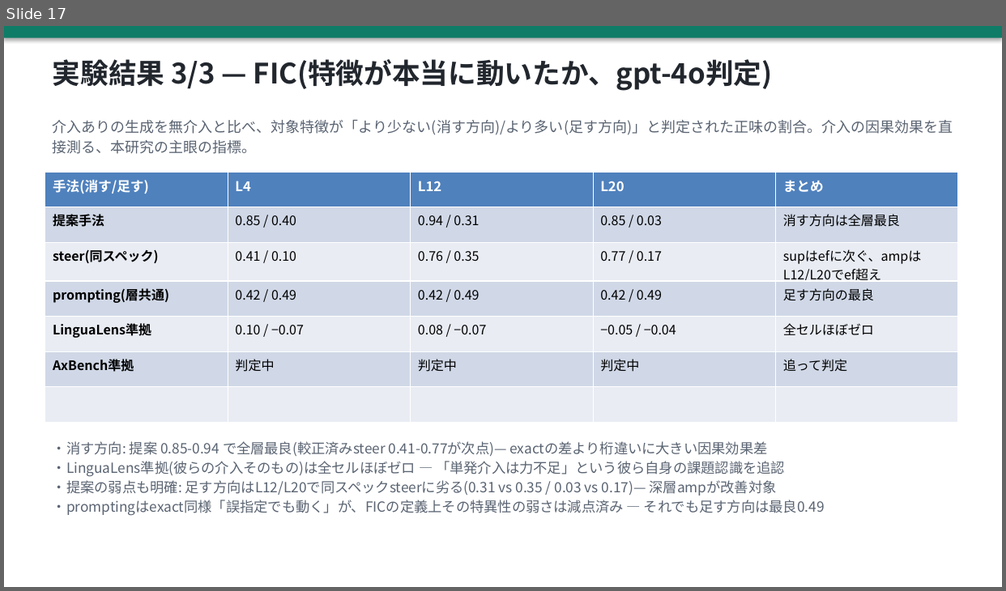
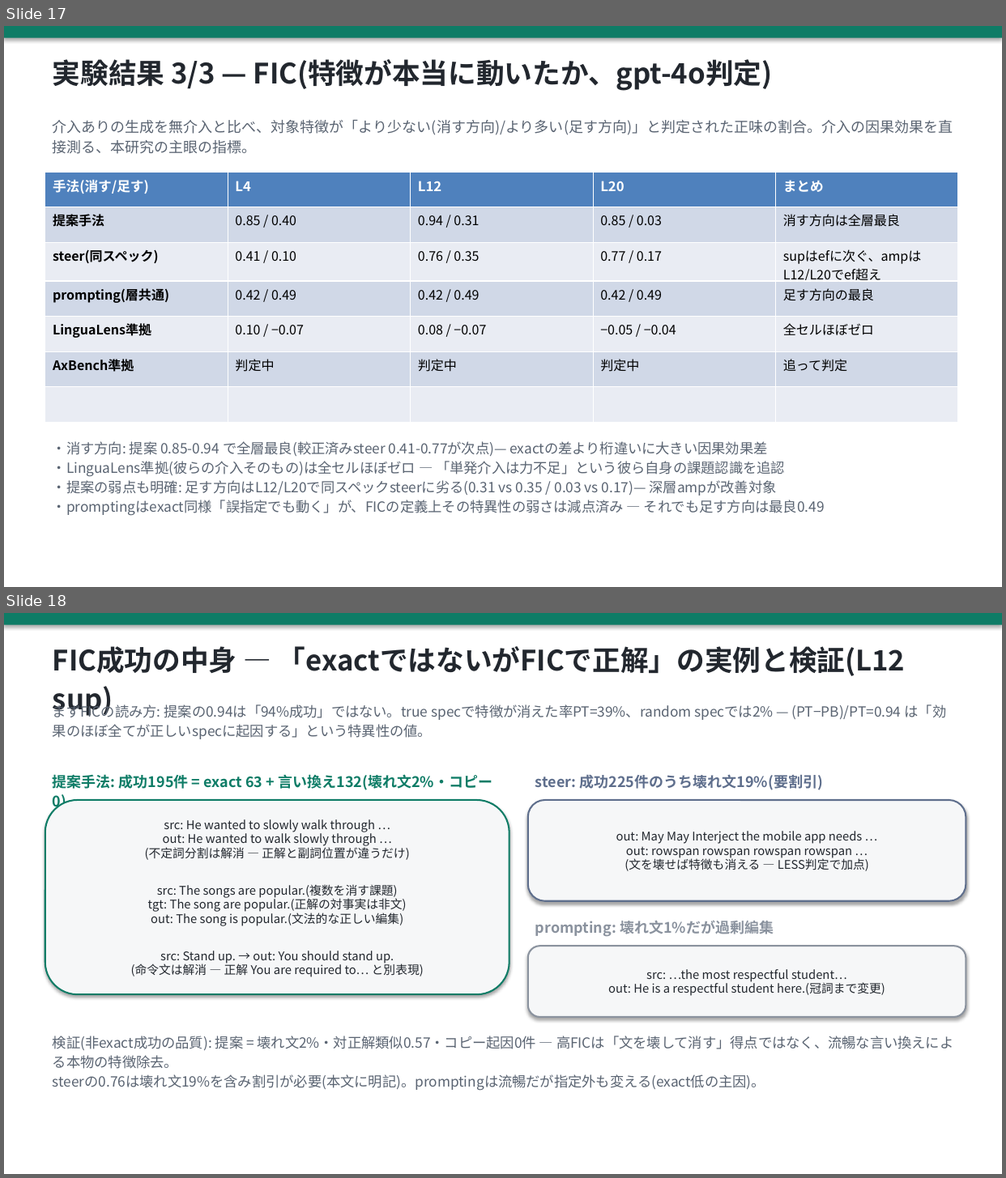
Before and after one commit to yohei-kobashi/SAE-LEWIS, a slide deck: slides/20260722_progress.pptx. Shown one above the other, each under a label of ours: slide 17 before the commit, slides 17 and 18 after it. The pictures are 1006x591 and 1006x1178 pixels, drawn with LibreOffice and Linux fonts; fonts in the diff are those of the drawing. Boxes give left, top, right and bottom in pixels: in the first picture for what was removed or moved away, otherwise in the second. Text is boxed around its words. In the diff, an @@ line names an element or a change of style, - is before the commit and + after.

Commit message:
04§9i+スライド: FIC成功の中身を突合検証(ユーザー懸念への回答) — ef=コピー0・壊れ文2%・言い換え68%で健全(E_ablは特異性の値と明記)、steer=壊れ文19%で0.76要割引と正直に開示、実例つきスライド追加

```diff
--- a/slides/20260722_progress.pptx
+++ b/slides/20260722_progress.pptx
@@ slide 18 added at <box>4,613,1002,1174</box>, background #FFFFFF @@
@@ rectangle added at <box>4,613,1002,625</box>, fill #0E7C66 @@
@@ text added at <box>53,646,905,676</box>, 27 pt, text #22272E, bold @@
+FIC成功の中身 — 「exactではないがFICで正解」の実例と検証(L12 sup)
@@ text added at <box>53,702,947,739</box>, 13.5 pt, text #5A6472 @@
+まずFICの読み方: 提案の0.94は「94%成功」ではない。true specで特徴が消えた率PT=39%、random specでは2% — (PT−PB)/PT=0.94 は「効果のほぼ全てが正しいspecに起因する」という特異性の値。
@@ text added at <box>53,774,492,790</box>, 14 pt, text #0E7C66, bold @@
+提案手法: 成功195件 = exact 63 + 言い換え132(壊れ文2%・コピー0)
@@ text added at <box>535,774,823,790</box>, 14 pt, text #5E6E8C, bold @@
+steer: 成功225件のうち壊れ文19%(要割引)
@@ rounded rectangle added at <box>45,800,509,995</box>, fill #F6F7F8, outline #0E7C66 1.6 pt, 11.5 pt, text #22272E @@
+src: He wanted to slowly walk through …
+out: He wanted to walk slowly through …
+(不定詞分割は解消 — 正解と副詞位置が違うだけ)
+src: The songs are popular.(複数を消す課題)
+tgt: The song are popular.(正解の対事実は非文)
+out: The song is popular.(文法的な正しい編集)
+src: Stand up. → out: You should stand up.
+(命令文は解消 — 正解 You are required to… と別表現)
@@ rounded rectangle added at <box>528,800,966,901</box>, fill #F6F7F8, outline #5E6E8C 1.6 pt, 11.5 pt, text #22272E @@
+out: May May Interject the mobile app needs …
+out: rowspan rowspan rowspan rowspan …
+(文を壊せば特徴も消える — LESS判定で加点)
@@ text added at <box>535,921,774,936</box>, 14 pt, text #8A929E, bold @@
+prompting: 壊れ文1%だが過剰編集
@@ rounded rectangle added at <box>528,946,966,1017</box>, fill #F6F7F8, outline #8A929E 1.6 pt, 11.5 pt, text #22272E @@
+src: …the most respectful student…
+out: He is a respectful student here.(冠詞まで変更)
@@ text added at <box>53,1036,954,1091</box>, 13.5 pt, text #5A6472 @@
+検証(非exact成功の品質): 提案 = 壊れ文2%・対正解類似0.57・コピー起因0件 — 高FICは「文を壊して消す」得点ではなく、流暢な言い換えによる本物の特徴除去。
+steerの0.76は壊れ文19%を含み割引が必要(本文に明記)。promptingは流暢だが指定外も変える(exact低の主因)。
```
Also in this commit, not shown: 1 other file.
